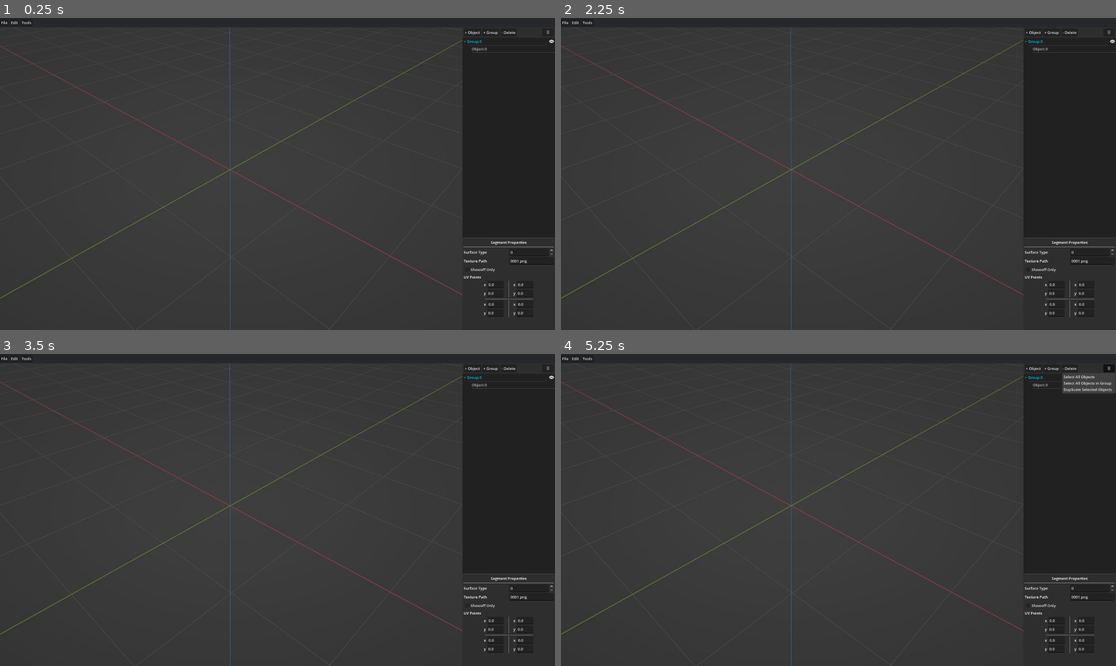
Above: before the commit, frames 1-4 (two rows, left to right).
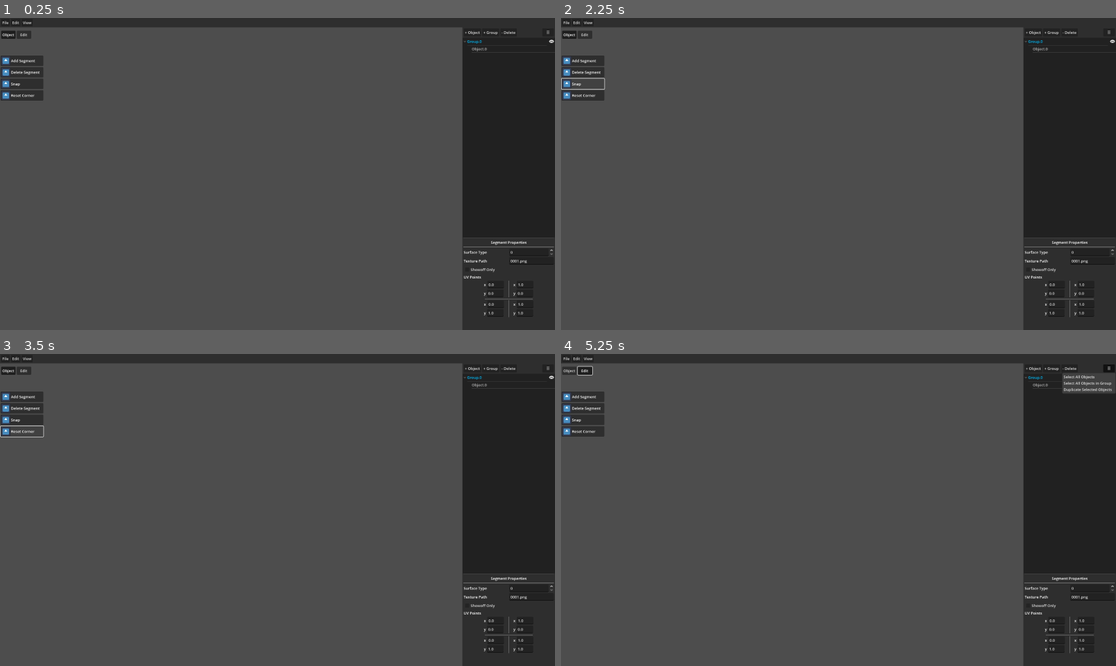
Above: after the commit, the same moments.

Repository: Linkz64/SSX-Terrain-Editor
Game: Godot game, scene res://main.tscn
The game is run twice, just before and just after one commit, with the same random seed, the same clock (stepped at 60 frames per second) and the same inputs. The engine's default icon, where the game draws it, is replaced by a stand-in: a white triangle on a blue panel in a dark square.
Inputs (mouse positions are in pixels of both pictures, inside the frame that each line leads up to):
- Up to frame 1 (0.25 s): no input
- Up to frame 2 (2.25 s): click "+ Object" at 0.5 s; click (583, 61) at 1.25 s, where only the run after the commit has a clickable "Add Segment"; click (583, 83) at 2 s, where only the run after the commit has a clickable "Snap"
- Up to frame 3 (3.5 s): click (22, 432) at 2.75 s, where only the run after the commit has a clickable "Reset Corner"
- Up to frame 4 (5.25 s): click (572, 369) at 3.5 s, where only the run after the commit has a clickable "Object"; click (583, 369) at 4.25 s, where only the run after the commit has a clickable "Edit"; click "☰" at 5 s

The runs differ from the first frame. In frame 1, 2.1% of the frame differs, in the area x 0-94%, y 0-100%; in frame 2, 2.2%; in frame 3, 2.1%; in frame 4, 2.1%.

Commit message:
Toolbar

Diff:
--- /dev/null
+++ b/assets/button_groups/editing_mode.tres
@@ -0,0 +1,3 @@
+[gd_resource type="ButtonGroup" format=3 uid="uid://c00aeauuscacf"]
+
+[resource]
--- a/gui/main_gui/main_gui.tscn
+++ b/gui/main_gui/main_gui.tscn
@@ -1,8 +1,10 @@
-[gd_scene load_steps=5 format=3 uid="uid://e3mf5oewrsw3"]
+[gd_scene load_steps=8 format=3 uid="uid://e3mf5oewrsw3"]
 
 [ext_resource type="Theme" uid="uid://btd276sukesp4" path="res://assets/themes/main.theme" id="1_c58m6"]
 [ext_resource type="Script" uid="uid://knltk8gqw0nw" path="res://gui/main_gui/tree.gd" id="1_yw1lf"]
 [ext_resource type="Texture2D" uid="uid://de2nmqkmqxpyu" path="res://assets/ui/placeholder_fake_viewport.jpg" id="3_ew3qc"]
+[ext_resource type="Texture2D" uid="uid://nrvjxwuh8dat" path="res://assets/icon_godot.svg" id="4_sha4r"]
+[ext_resource type="ButtonGroup" uid="uid://c00aeauuscacf" path="res://assets/button_groups/editing_mode.tres" id="5_etigf"]
 
 [sub_resource type="StyleBoxFlat" id="StyleBoxFlat_ew3qc"]
 bg_color = Color(0.129412, 0.129412, 0.129412, 1)
@@ -11,6 +13,17 @@
 corner_radius_bottom_right = 4
 corner_radius_bottom_left = 4
 
+[sub_resource type="StyleBoxFlat" id="StyleBoxFlat_sha4r"]
+content_margin_left = 2.0
+content_margin_top = 2.0
+content_margin_right = 2.0
+content_margin_bottom = 2.0
+bg_color = Color(0.17, 0.17, 0.17, 0)
+corner_radius_top_left = 5
+corner_radius_top_right = 5
+corner_radius_bottom_right = 5
+corner_radius_bottom_left = 5
+
 [node name="MainGUI" type="Control"]
 layout_mode = 3
 anchors_preset = 15
@@ -21,6 +34,7 @@
 metadata/_edit_lock_ = true
 
 [node name="ViewportPlaceholder" type="TextureRect" parent="."]
+visible = false
 layout_mode = 1
 anchors_preset = -1
 anchor_right = 1.0
@@ -38,7 +52,7 @@
 anchor_right = 1.0
 offset_bottom = 32.0
 grow_horizontal = 2
-color = Color(0.1479, 0.15674, 0.17, 1)
+color = Color(0.180392, 0.180392, 0.180392, 1)
 metadata/_edit_lock_ = true
 
 [node name="MenuBar" type="MenuBar" parent="MenuBarBG"]
@@ -47,6 +61,7 @@
 anchor_top = 0.5
 anchor_right = 1.0
 anchor_bottom = 0.5
+offset_left = 4.0
 offset_top = -13.0
 offset_bottom = 13.0
 grow_horizontal = 2
@@ -78,7 +93,7 @@
 item_1/text = "PLACEHOLDER"
 item_1/id = 1
 
-[node name="Tools" type="PopupMenu" parent="MenuBarBG/MenuBar"]
+[node name="View" type="PopupMenu" parent="MenuBarBG/MenuBar"]
 auto_translate_mode = 1
 item_count = 2
 item_0/text = "PLACEHOLDER"
@@ -284,7 +299,7 @@
 
 [node name="LineEditUV1x" type="LineEdit" parent="RightPanel/PropertiesPanelScroll/SegmentPropertiesVBox/UVs/HBoxContainer/VBoxUV1/HBoxContainer"]
 layout_mode = 2
-text = "0.0"
+text = "1.0"
 
 [node name="HBoxContainer2" type="HBoxContainer" parent="RightPanel/PropertiesPanelScroll/SegmentPropertiesVBox/UVs/HBoxContainer/VBoxUV1"]
 layout_mode = 2
@@ -329,7 +344,7 @@
 
 [node name="LineEditUV2y" type="LineEdit" parent="RightPanel/PropertiesPanelScroll/SegmentPropertiesVBox/UVs/HBoxContainer2/VBoxUV2/HBoxContainer2"]
 layout_mode = 2
-text = "0.0"
+text = "1.0"
 
 [node name="VSeparator2" type="VSeparator" parent="RightPanel/PropertiesPanelScroll/SegmentPropertiesVBox/UVs/HBoxContainer2"]
 custom_minimum_size = Vector2(25, 0)
@@ -347,7 +362,7 @@
 
 [node name="LineEditUV3x" type="LineEdit" parent="RightPanel/PropertiesPanelScroll/SegmentPropertiesVBox/UVs/HBoxContainer2/VBoxUV3/HBoxContainer"]
 layout_mode = 2
-text = "0.0"
+text = "1.0"
 
 [node name="HBoxContainer2" type="HBoxContainer" parent="RightPanel/PropertiesPanelScroll/SegmentPropertiesVBox/UVs/HBoxContainer2/VBoxUV3"]
 layout_mode = 2
@@ -358,7 +373,7 @@
 
 [node name="LineEditUV3y" type="LineEdit" parent="RightPanel/PropertiesPanelScroll/SegmentPropertiesVBox/UVs/HBoxContainer2/VBoxUV3/HBoxContainer2"]
 layout_mode = 2
-text = "0.0"
+text = "1.0"
 
 [node name="Tree" type="Tree" parent="RightPanel"]
 layout_mode = 1
@@ -376,6 +391,273 @@
 scroll_horizontal_enabled = false
 auto_tooltip = false
 script = ExtResource("1_yw1lf")
+
+[node name="ToolBar" type="Control" parent="."]
+anchors_preset = 0
+offset_top = 128.0
+offset_right = 152.0
+offset_bottom = 416.0
+
+[node name="EditModeTools" type="PanelContainer" parent="ToolBar"]
+layout_mode = 1
+anchors_preset = 15
+anchor_right = 1.0
+anchor_bottom = 1.0
+grow_horizontal = 2
+grow_vertical = 2
+theme_override_styles/panel = SubResource("StyleBoxFlat_sha4r")
+metadata/_edit_lock_ = true
+
+[node name="VBoxContainer2" type="VBoxContainer" parent="ToolBar/EditModeTools"]
+layout_mode = 2
+
+[node name="AddSegment" type="Button" parent="ToolBar/EditModeTools/VBoxContainer2"]
+custom_minimum_size = Vector2(0, 36)
+layout_mode = 2
+
+[node name="TextureRect" type="TextureRect" parent="ToolBar/EditModeTools/VBoxContainer2/AddSegment"]
+layout_mode = 1
+anchors_preset = 9
+anchor_bottom = 1.0
+offset_left = 2.0
+offset_top = 2.0
+offset_right = 30.0
+offset_bottom = -2.0
+grow_vertical = 2
+texture = ExtResource("4_sha4r")
+expand_mode = 2
+stretch_mode = 4
+
+[node name="Label" type="Label" parent="ToolBar/EditModeTools/VBoxContainer2/AddSegment"]
+layout_mode = 1
+anchors_preset = 4
+anchor_top = 0.5
+anchor_bottom = 0.5
+offset_left = 36.0
+offset_top = -9.0
+offset_right = 120.0
+offset_bottom = 9.0
+grow_vertical = 2
+text = "Add Segment"
+
+[node name="DeleteSegment" type="Button" parent="ToolBar/EditModeTools/VBoxContainer2"]
+custom_minimum_size = Vector2(0, 36)
+layout_mode = 2
+
+[node name="TextureRect" type="TextureRect" parent="ToolBar/EditModeTools/VBoxContainer2/DeleteSegment"]
+layout_mode = 1
+anchors_preset = 9
+anchor_bottom = 1.0
+offset_left = 2.0
+offset_top = 2.0
+offset_right = 30.0
+offset_bottom = -2.0
+grow_vertical = 2
+texture = ExtResource("4_sha4r")
+expand_mode = 2
+stretch_mode = 4
+
+[node name="Label" type="Label" parent="ToolBar/EditModeTools/VBoxContainer2/DeleteSegment"]
+layout_mode = 1
+anchors_preset = 4
+anchor_top = 0.5
+anchor_bottom = 0.5
+offset_left = 36.0
+offset_top = -9.0
+offset_right = 120.0
+offset_bottom = 9.0
+grow_vertical = 2
+text = "Delete Segment"
+
+[node name="Snap" type="Button" parent="ToolBar/EditModeTools/VBoxContainer2"]
+custom_minimum_size = Vector2(0, 36)
+layout_mode = 2
+
+[node name="TextureRect" type="TextureRect" parent="ToolBar/EditModeTools/VBoxContainer2/Snap"]
+layout_mode = 1
+anchors_preset = 9
+anchor_bottom = 1.0
+offset_left = 2.0
+offset_top = 2.0
+offset_right = 30.0
+offset_bottom = -2.0
+grow_vertical = 2
+texture = ExtResource("4_sha4r")
+expand_mode = 2
+stretch_mode = 4
+
+[node name="Label" type="Label" parent="ToolBar/EditModeTools/VBoxContainer2/Snap"]
+layout_mode = 1
+anchors_preset = 4
+anchor_top = 0.5
+anchor_bottom = 0.5
+offset_left = 36.0
+offset_top = -9.0
+offset_right = 120.0
+offset_bottom = 9.0
+grow_vertical = 2
+text = "Snap"
+
+[node name="ResetCorner" type="Button" parent="ToolBar/EditModeTools/VBoxContainer2"]
+custom_minimum_size = Vector2(0, 36)
+layout_mode = 2
+
+[node name="TextureRect" type="TextureRect" parent="ToolBar/EditModeTools/VBoxContainer2/ResetCorner"]
+layout_mode = 1
+anchors_preset = 9
+anchor_bottom = 1.0
+offset_left = 2.0
+offset_top = 2.0
+offset_right = 30.0
+offset_bottom = -2.0
+grow_vertical = 2
+texture = ExtResource("4_sha4r")
+expand_mode = 2
+stretch_mode = 4
+
+[node name="Label" type="Label" parent="ToolBar/EditModeTools/VBoxContainer2/ResetCorner"]
+layout_mode = 1
+anchors_preset = 4
+anchor_top = 0.5
+anchor_bottom = 0.5
+offset_left = 36.0
+offset_top = -9.0
+offset_right = 120.0
+offset_bottom = 9.0
+grow_vertical = 2
+text = "Reset Corner"
+
+[node name="ObjectModeTools" type="PanelContainer" parent="ToolBar"]
+visible = false
+layout_mode = 1
+anchors_preset = 15
+anchor_right = 1.0
+anchor_bottom = 1.0
+grow_horizontal = 2
+grow_vertical = 2
+theme_override_styles/panel = SubResource("StyleBoxFlat_sha4r")
+metadata/_edit_lock_ = true
+
+[node name="VBoxContainer2" type="VBoxContainer" parent="ToolBar/ObjectModeTools"]
+layout_mode = 2
+
+[node name="AddObject" type="Button" parent="ToolBar/ObjectModeTools/VBoxContainer2"]
+custom_minimum_size = Vector2(0, 36)
+layout_mode = 2
+
+[node name="TextureRect" type="TextureRect" parent="ToolBar/ObjectModeTools/VBoxContainer2/AddObject"]
+layout_mode = 1
+anchors_preset = 9
+anchor_bottom = 1.0
+offset_left = 2.0
+offset_top = 2.0
+offset_right = 30.0
+offset_bottom = -2.0
+grow_vertical = 2
+texture = ExtResource("4_sha4r")
+expand_mode = 2
+stretch_mode = 4
+
+[node name="Label" type="Label" parent="ToolBar/ObjectModeTools/VBoxContainer2/AddObject"]
+layout_mode = 1
+anchors_preset = 4
+anchor_top = 0.5
+anchor_bottom = 0.5
+offset_left = 36.0
+offset_top = -9.0
+offset_right = 120.0
+offset_bottom = 9.0
+grow_vertical = 2
+text = "Add"
+
+[node name="DeleteObject" type="Button" parent="ToolBar/ObjectModeTools/VBoxContainer2"]
+custom_minimum_size = Vector2(0, 36)
+layout_mode = 2
+
+[node name="TextureRect" type="TextureRect" parent="ToolBar/ObjectModeTools/VBoxContainer2/DeleteObject"]
+layout_mode = 1
+anchors_preset = 9
+anchor_bottom = 1.0
+offset_left = 2.0
+offset_top = 2.0
+offset_right = 30.0
+offset_bottom = -2.0
+grow_vertical = 2
+texture = ExtResource("4_sha4r")
+expand_mode = 2
+stretch_mode = 4
+
+[node name="Label" type="Label" parent="ToolBar/ObjectModeTools/VBoxContainer2/DeleteObject"]
+layout_mode = 1
+anchors_preset = 4
+anchor_top = 0.5
+anchor_bottom = 0.5
+offset_left = 36.0
+offset_top = -9.0
+offset_right = 120.0
+offset_bottom = 9.0
+grow_vertical = 2
+text = "Delete"
+
+[node name="Snap" type="Button" parent="ToolBar/ObjectModeTools/VBoxContainer2"]
+custom_minimum_size = Vector2(0, 36)
+layout_mode = 2
+
+[node name="TextureRect" type="TextureRect" parent="ToolBar/ObjectModeTools/VBoxContainer2/Snap"]
+layout_mode = 1
+anchors_preset = 9
+anchor_bottom = 1.0
+offset_left = 2.0
+offset_top = 2.0
+offset_right = 30.0
+offset_bottom = -2.0
+grow_vertical = 2
+texture = ExtResource("4_sha4r")
+expand_mode = 2
+stretch_mode = 4
+
+[node name="Label" type="Label" parent="ToolBar/ObjectModeTools/VBoxContainer2/Snap"]
+layout_mode = 1
+anchors_preset = 4
+anchor_top = 0.5
+anchor_bottom = 0.5
+offset_left = 36.0
+offset_top = -9.0
+offset_right = 120.0
+offset_bottom = 9.0
+grow_vertical = 2
+text = "Snap Tool"
+
+[node name="EditingMode" type="Control" parent="."]
+anchors_preset = 0
+offset_left = 4.0
+offset_top = 44.0
+offset_right = 112.0
+offset_bottom = 72.0
+
+[node name="HBoxContainer" type="HBoxContainer" parent="EditingMode"]
+layout_mode = 1
+anchors_preset = 15
+anchor_right = 1.0
+anchor_bottom = 1.0
+grow_horizontal = 2
+grow_vertical = 2
+metadata/_edit_lock_ = true
+
+[node name="Object" type="Button" parent="EditingMode/HBoxContainer"]
+custom_minimum_size = Vector2(50, 0)
+layout_mode = 2
+toggle_mode = true
+button_pressed = true
+button_group = ExtResource("5_etigf")
+text = "Object"
+
+[node name="Edit" type="Button" parent="EditingMode/HBoxContainer"]
+custom_minimum_size = Vector2(50, 0)
+layout_mode = 2
+toggle_mode = true
+button_group = ExtResource("5_etigf")
+text = "Edit"
 
 [connection signal="pressed" from="RightPanel/TreeButtons/Container/AddObject" to="RightPanel/Tree" method="_on_add_object_button_pressed"]
 [connection signal="pressed" from="RightPanel/TreeButtons/Container/AddGroup" to="RightPanel/Tree" method="_on_add_group_button_pressed"]
